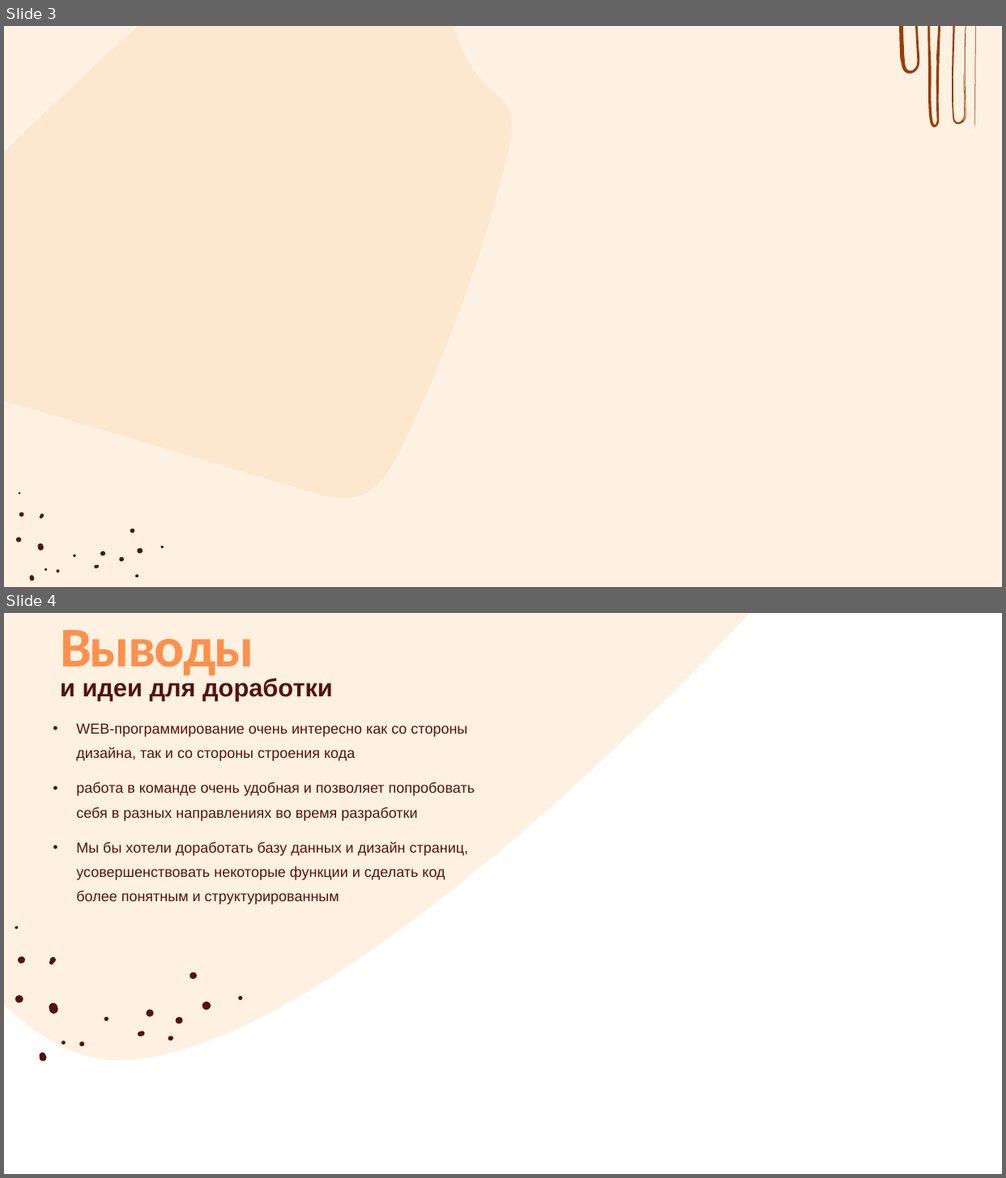
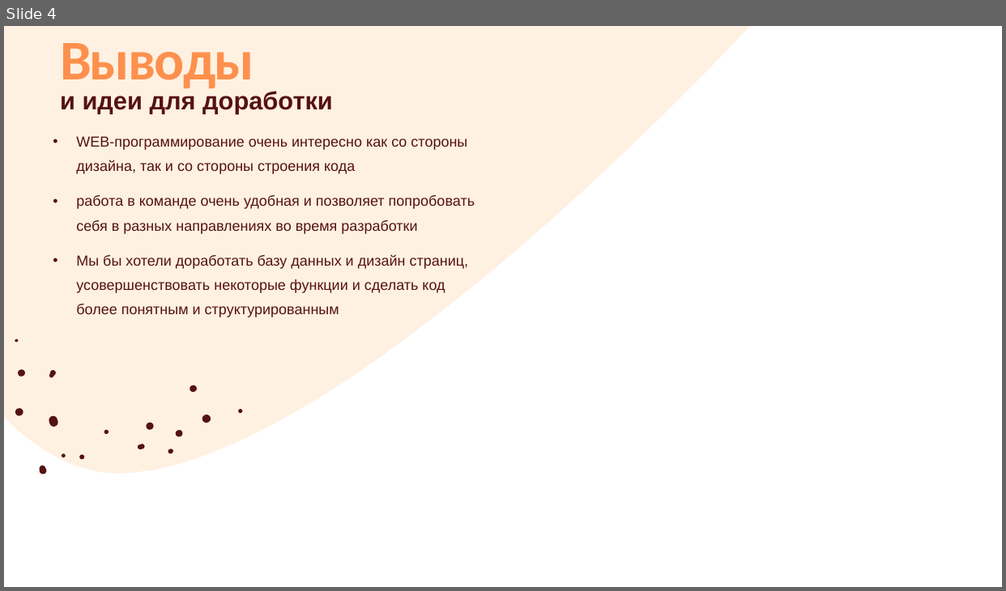
Before and after one commit to Irishka6/WEBproject, a slide deck: Web.pptx. Shown one above the other, each under a label of ours: slides 3 and 4 before the commit, slide 4 after it. The pictures are 1006x1178 and 1006x591 pixels, drawn with LibreOffice and Linux fonts; fonts in the diff are those of the drawing; background and template pictures are left out. Boxes give left, top, right and bottom in pixels: in the first picture for what was removed or moved away, otherwise in the second. Text is boxed around its words. In the diff, an @@ line names an element or a change of style, - is before the commit and + after.

```diff
--- a/Web.pptx
+++ b/Web.pptx
@@ slide 3 removed at bbox=[4, 26, 1002, 587], background #FFF1E2 @@
@@ freeform shape removed at bbox=[4, 26, 512, 498] @@
@@ group removed at bbox=[899, 26, 977, 130]: 4 freeform shapes @@
@@ group removed at bbox=[15, 493, 164, 582]: 16 freeform shapes @@
```
Also in this commit, not shown: 1 slide changed, 1 slide added, 5 other files.
